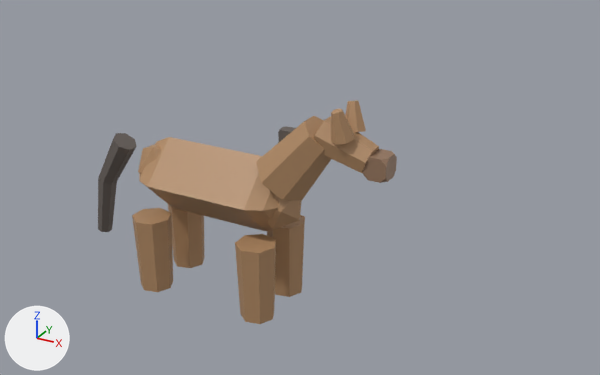
An edit to the glTF model public/studio/v2.15.0/d_horse/model.glb, drawn before and after from the same camera.
Both versions are drawn from a 50 mm camera at (6.06, -8.66, 6.17) aimed at (1.16, 0.26, 1.71). Arrows for +X, +Y and +Z are at lower left; the lights stay in place. The first picture is the older version. Where no turn or scale is listed for an object, it has been applied to the vertices.

Objects in the first picture: 'part0', 'part1', 'part10', 'part11', 'part12', 'part13', 'part14', 'part2', 'part3', 'part4', 'part5', 'part6', 'part7', 'part8', 'part9'.
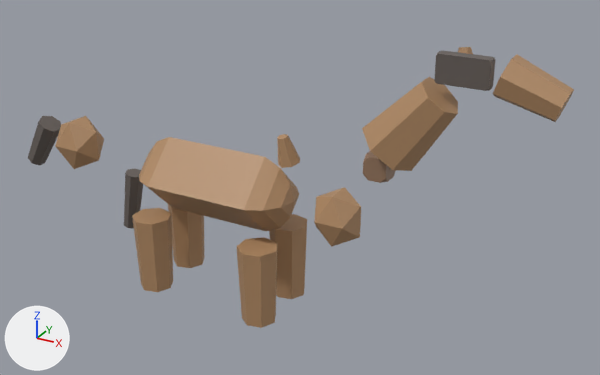
Location of each change, (x1, y1, x2, y2) in pixels of the pictures (600 x 375 px):
'part3', moved: before (256, 116, 331, 200); after (362, 77, 458, 171)
'part5', moved: before (314, 116, 379, 173); after (493, 55, 574, 122)
'part10', moved: before (235, 234, 276, 324); after (237, 237, 278, 328)
'part1', moved: before (267, 195, 302, 229); after (314, 187, 361, 247)
'part9', moved: before (267, 215, 305, 297); after (269, 214, 307, 299)
'part4', moved (mostly hidden before): before (278, 126, 296, 142); after (434, 51, 496, 91)
'part13', moved: before (99, 133, 137, 184); after (28, 116, 61, 165)
'part2', moved: before (138, 144, 161, 195); after (55, 116, 104, 169)
'part14', moved: before (98, 178, 117, 232); after (124, 168, 143, 228)
'part8', moved: before (331, 109, 354, 145); after (277, 134, 300, 168)
'part7', moved: before (345, 100, 366, 132); after (458, 47, 473, 54)

Diff of the bpy script that builds the scene:
```diff
--- a/public/studio/v2.15.0/d_horse/model.glb.py
+++ b/public/studio/v2.15.0/d_horse/model.glb.py
@@ me_geometry_1 @@
-me_geometry_1.from_pydata(...)  # 12 vertices, 20 faces; spans x 0.665..1.295, y -0.281..0.281, z 1.231..1.929
+me_geometry_1.from_pydata(...)  # 12 vertices, 20 faces; spans x 1.538..2.168, y -0.281..0.281, z 1.196..1.893
+# me_geometry_1 part 1: the whole mesh is moved by (0.873, 0.0, -0.036)
 me_geometry_1.materials.append(mat_defaultmaterial_001)
@@ me_geometry_2 @@
-me_geometry_2.from_pydata(...)  # 12 vertices, 20 faces; spans x -1.26..-0.58, y -0.298..0.298, z 1.314..2.046
+me_geometry_2.from_pydata(...)  # 12 vertices, 20 faces; spans x -2.799..-2.119, y -0.298..0.298, z 1.415..2.146
+# me_geometry_2 part 2: the whole mesh is moved by (-1.539, 0.0, 0.1)
 me_geometry_2.materials.append(mat_defaultmaterial_002)
@@ me_geometry_3 @@
-me_geometry_3.from_pydata(...)  # 16 vertices, 28 faces; spans x 0.743..1.835, y -0.39..0.39, z 1.664..2.802
+me_geometry_3.from_pydata(...)  # 16 vertices, 28 faces; spans x 2.227..3.319, y -0.39..0.39, z 2.374..3.512
+# me_geometry_3 part 3: the whole mesh is moved by (1.484, 0.0, 0.71)
 me_geometry_3.materials.append(mat_defaultmaterial_003)
@@ me_geometry_4 @@
-me_geometry_4.from_pydata(...)  # 24 vertices, 44 faces; spans x 1.03..1.65, y -0.08..0.08, z 2.27..2.61
+me_geometry_4.from_pydata(...)  # 24 vertices, 44 faces; spans x 3.047..3.667, y -0.08..0.08, z 3.504..3.844
+# me_geometry_4 part 4: the whole mesh is moved by (2.017, 0.0, 1.234)
 me_geometry_4.materials.append(mat_defaultmaterial_004)
@@ me_geometry_5 @@
-me_geometry_5.from_pydata(...)  # 16 vertices, 28 faces; spans x 1.531..2.342, y -0.253..0.253, z 2.212..2.86
+me_geometry_5.from_pydata(...)  # 16 vertices, 28 faces; spans x 3.714..4.524, y -0.253..0.253, z 3.248..3.896
+# me_geometry_5 part 5: the whole mesh is moved by (2.183, 0.0, 1.036)
 me_geometry_5.materials.append(mat_defaultmaterial_005)
@@ me_geometry_7 @@
-me_geometry_7.from_pydata(...)  # 16 vertices, 28 faces; spans x 1.846..2.128, y 0.016..0.304, z 2.647..3.057
+me_geometry_7.from_pydata(...)  # 16 vertices, 28 faces; spans x 3.157..3.44, y 0.139..0.427, z 3.449..3.858
+# me_geometry_7 part 6: the whole mesh is moved by (1.312, 0.124, 0.802)
 me_geometry_7.materials.append(mat_defaultmaterial_007)
@@ me_geometry_8 @@
-me_geometry_8.from_pydata(...)  # 16 vertices, 28 faces; spans x 1.846..2.128, y -0.304..-0.016, z 2.647..3.057
+me_geometry_8.from_pydata(...)  # 16 vertices, 28 faces; spans x 1.059..1.341, y -0.229..0.059, z 2.166..2.575
+# me_geometry_8 part 7: the whole mesh is moved by (-0.787, 0.074, -0.481)
 me_geometry_8.materials.append(mat_defaultmaterial_008)
@@ me_geometry_9 @@
-me_geometry_9.from_pydata(...)  # 16 vertices, 28 faces; spans x 0.608..1.14, y 0.127..0.673, z 0.0..1.1
+me_geometry_9.from_pydata(...)  # 16 vertices, 28 faces; spans x 0.639..1.171, y 0.142..0.688, z -0.038..1.062
+# me_geometry_9 part 8: the whole mesh is moved by (0.031, 0.015, -0.038)
 me_geometry_9.materials.append(mat_defaultmaterial_009)
@@ me_geometry_10 @@
-me_geometry_10.from_pydata(...)  # 16 vertices, 28 faces; spans x 0.608..1.14, y -0.673..-0.127, z 0.0..1.1
+me_geometry_10.from_pydata(...)  # 16 vertices, 28 faces; spans x 0.639..1.171, y -0.688..-0.142, z -0.038..1.062
+# me_geometry_10 part 9: the whole mesh is moved by (0.031, -0.015, -0.038)
 me_geometry_10.materials.append(mat_defaultmaterial_010)
@@ me_geometry_13 @@
-me_geometry_13.from_pydata(...)  # 16 vertices, 28 faces; spans x -2.1..-1.441, y -0.175..0.175, z 1.235..2.053
+me_geometry_13.from_pydata(...)  # 16 vertices, 28 faces; spans x -3.539..-2.881, y -0.175..0.175, z 1.263..2.081
+# me_geometry_13 part 10: the whole mesh is moved by (-1.439, 0.0, 0.028)
 me_geometry_13.materials.append(mat_defaultmaterial_013)
@@ me_geometry_14 @@
-me_geometry_14.from_pydata(...)  # 16 vertices, 28 faces; spans x -2.248..-1.856, y -0.136..0.136, z 0.402..1.325
+me_geometry_14.from_pydata(...)  # 16 vertices, 28 faces; spans x -1.716..-1.323, y -0.136..0.136, z 0.592..1.515
+# me_geometry_14 part 11: the whole mesh is moved by (0.533, 0.0, 0.19)
 me_geometry_14.materials.append(mat_defaultmaterial_014)
```
